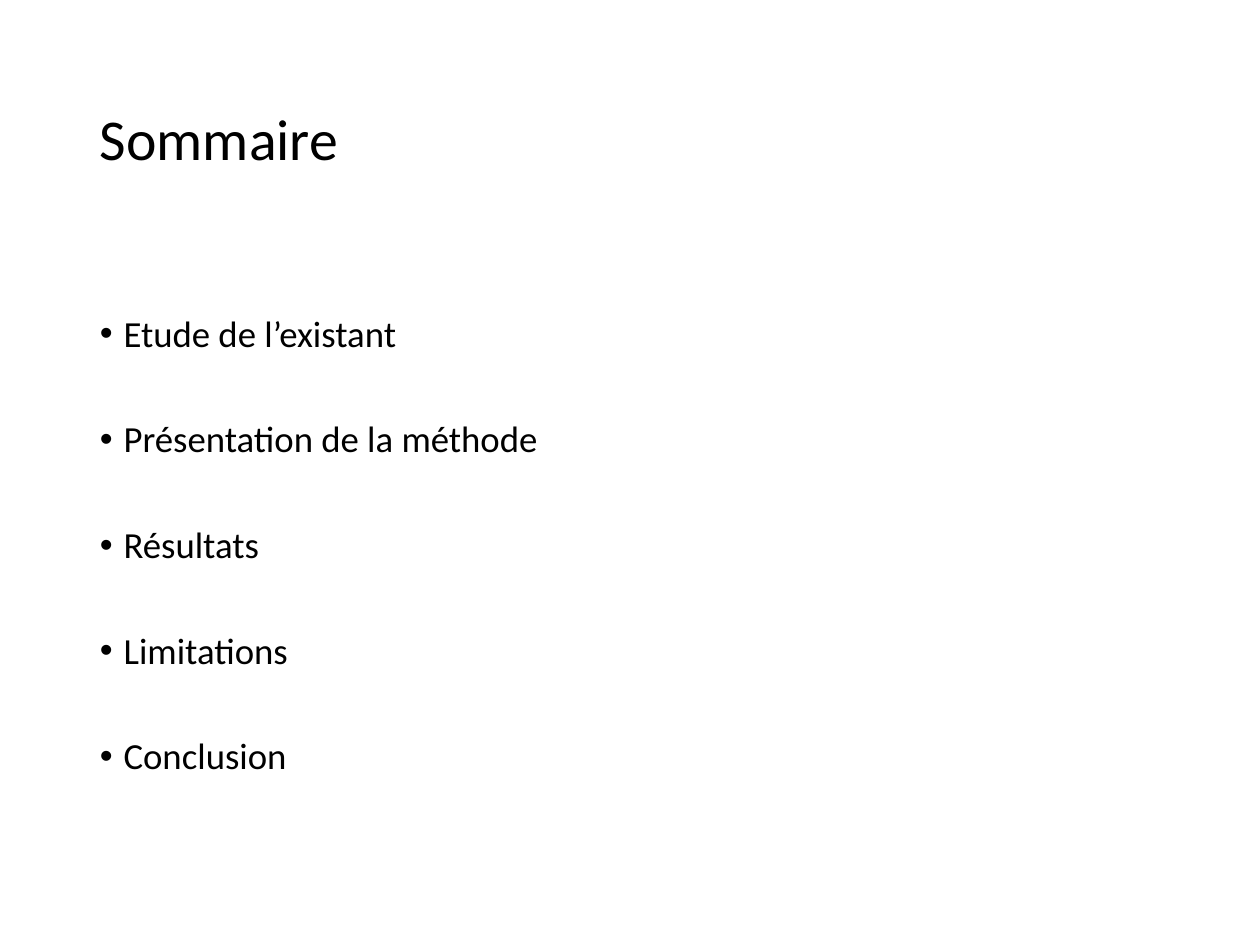
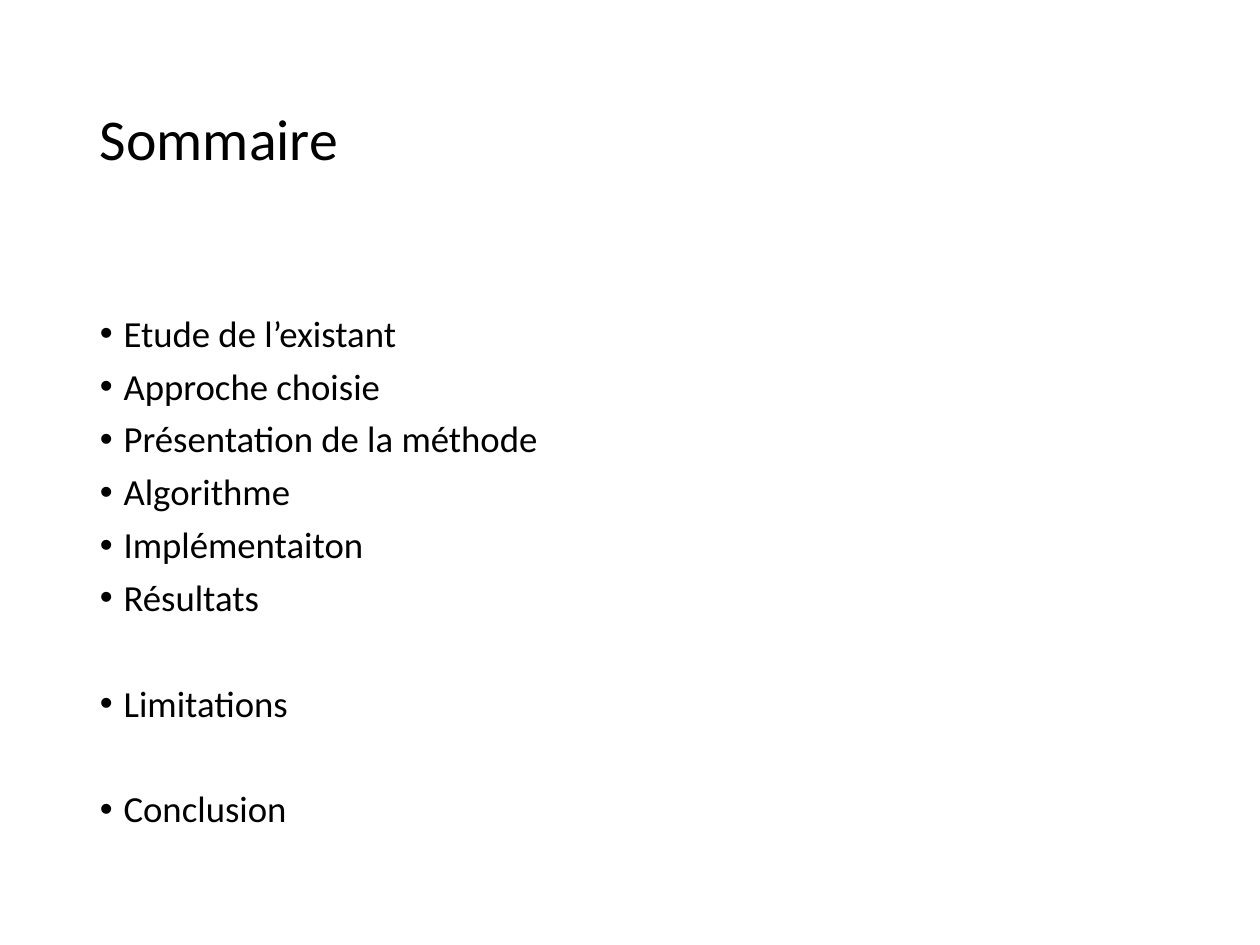
Before and after one commit to CharlyGirotNYU/Inpainting, a slide deck: slide 3 of ppt/Inpainting.pptx. Drawn at 1260x945 pixels with LibreOffice and Linux fonts; fonts in the diff are those of the drawing. Boxes give left, top, right and bottom in pixels: in the first picture for what was removed or moved away, otherwise in the second. Text is boxed around its words. In the diff, an @@ line names an element or a change of style, - is before the commit and + after.

```diff
--- a/ppt/Inpainting.pptx
+++ b/ppt/Inpainting.pptx
@@ text at (124, 374, 380, 406): paragraph added @@
+• Approche choisie
@@ text at (124, 479, 364, 564): paragraphs added @@
+• Algorithme
+• Implémentaiton
```
Also in this commit, not shown: 6 other slides changed, 7 slides added, 2 slides removed.
